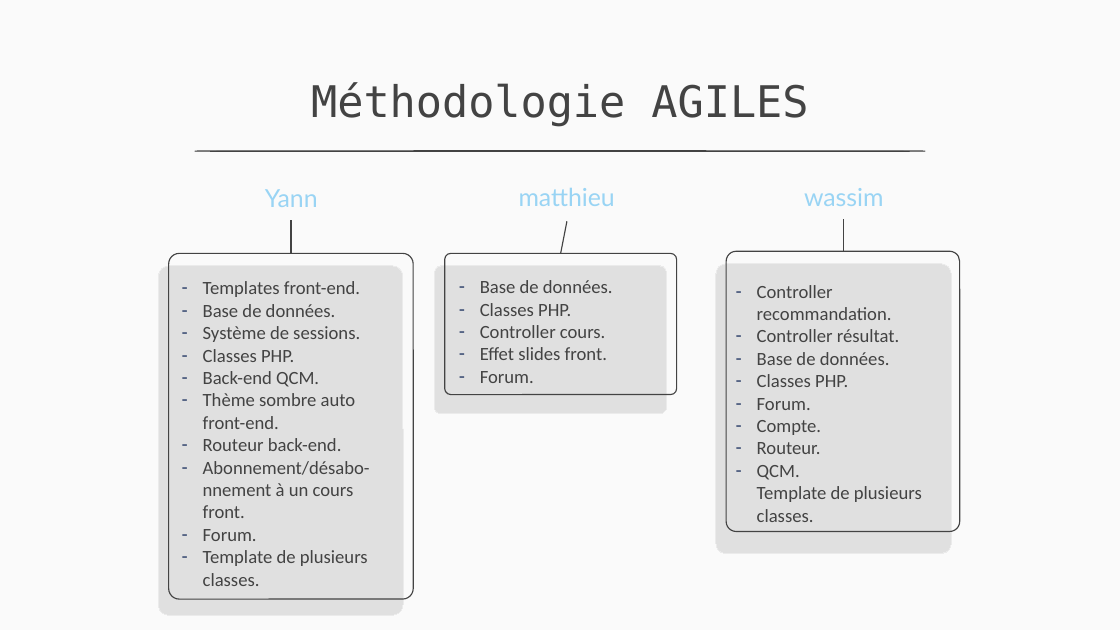
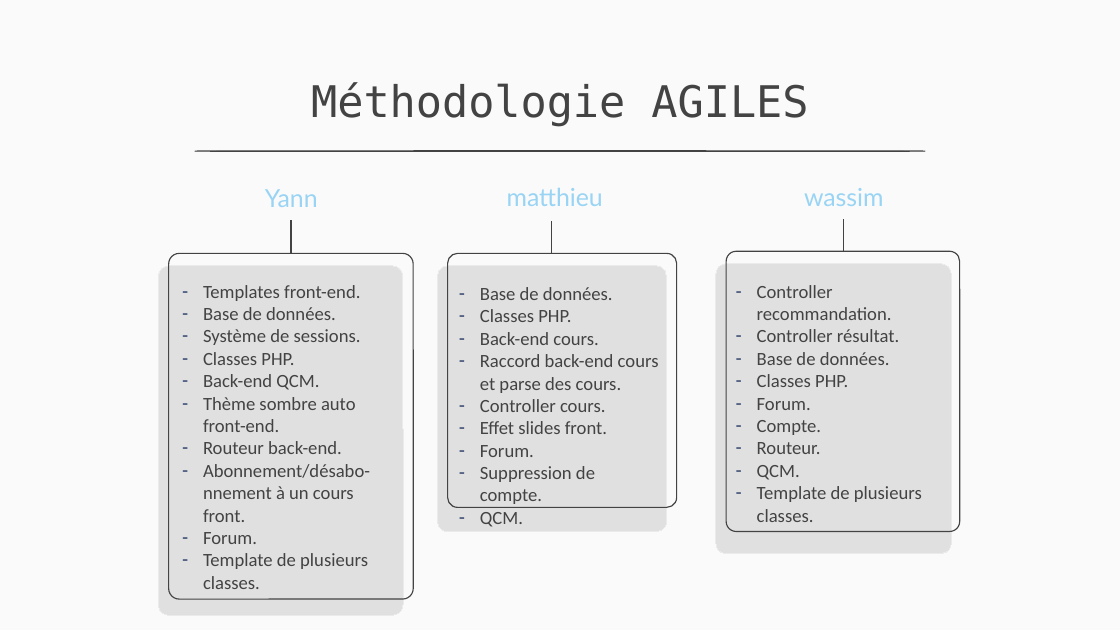
Before and after one commit to FC-Dijkstra/SiteFormation_DAW, a slide deck: slide 8 of PowerPoint.pptx. Drawn at 1120x630 pixels with LibreOffice and Linux fonts; fonts in the diff are those of the drawing. Boxes give left, top, right and bottom in pixels: in the first picture for what was removed or moved away, otherwise in the second. Text is boxed around its words. In the diff, an @@ line names an element or a change of style, - is before the commit and + after.

```diff
--- a/PowerPoint.pptx
+++ b/PowerPoint.pptx
@@ text "matthieu": place and size @@
-text "matthieu" at <box>519,188,615,206</box>
+text "matthieu" at <box>507,188,603,206</box>
@@ line moved from (567, 222) - (561, 253) to (551, 221) - (551, 253) @@
@@ subtitle "Templates front-end.": place and size @@
-subtitle "Templates front-end." at <box>203,281,370,586</box>
+subtitle "Templates front-end." at <box>203,285,370,589</box>
@@ rounded rectangle: place and size @@
-rounded rectangle at <box>435,265,666,413</box>
+rounded rectangle at <box>438,265,668,531</box>
@@ rounded rectangle: place and size @@
-rounded rectangle at <box>445,253,676,394</box>
+rounded rectangle at <box>448,253,678,507</box>
@@ subtitle "Base de données.": place and size @@
-subtitle "Base de données." at <box>480,280,613,383</box>
+subtitle "Base de données." at <box>480,287,659,482</box>
@@ subtitle at <box>480,332,659,393</box>: paragraphs added @@
+– Back-end cours.
+– Raccord back-end cours et parse des cours.
@@ subtitle at <box>480,466,595,482</box>: paragraphs added @@
+– Suppression de compte.
+– QCM.
```
Also in this commit, not shown: 1 other file.
